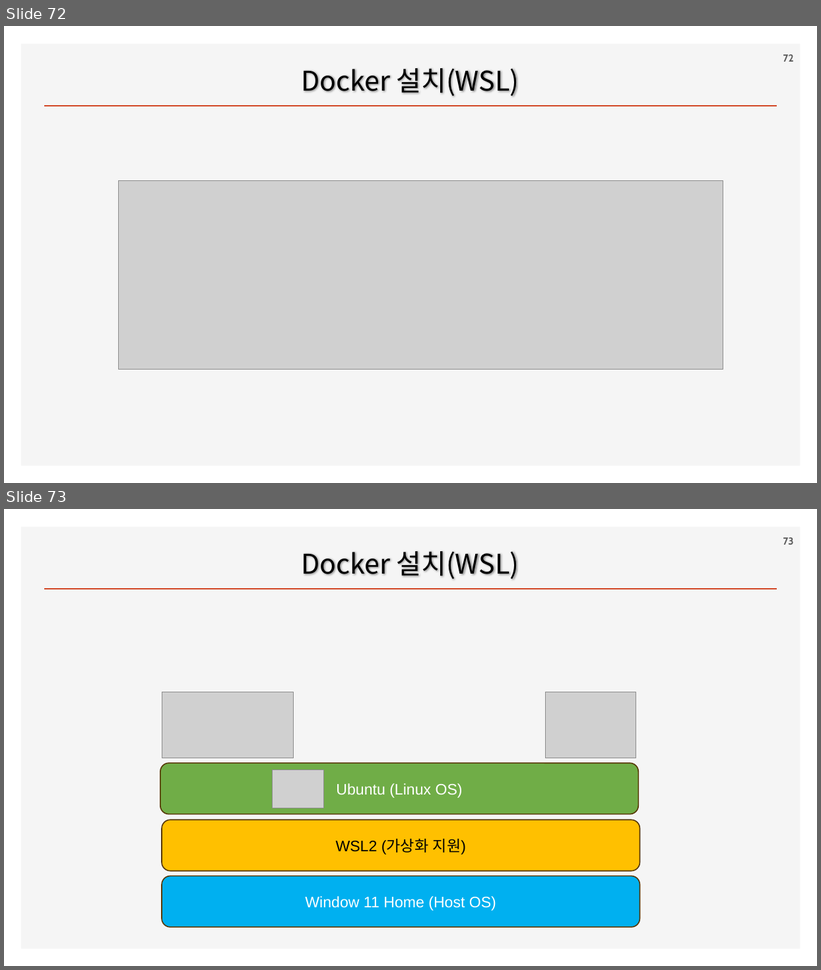
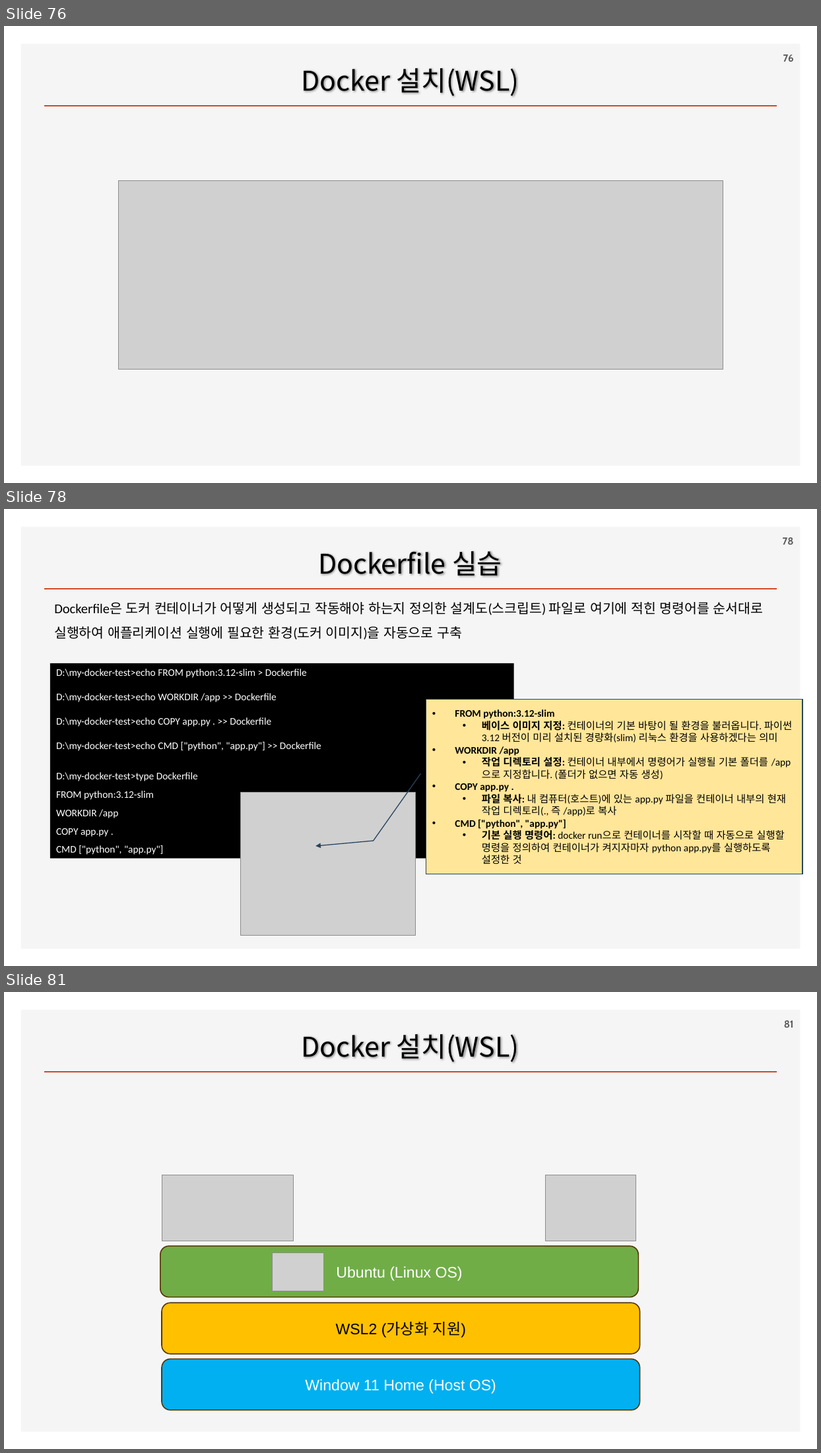
Before and after one commit to ancestor9/2026_Fall_AI-Workflow, a slide deck: PPTs/00_App Deployment.pptx. Shown one above the other, each under a label of ours: slides 72 and 73 before the commit, slides 76, 78 and 81 after it; the slides between them are not shown. The pictures are 821x970 and 821x1453 pixels, drawn with LibreOffice and Linux fonts; fonts in the diff are those of the drawing; grey boxes stand for pictures; background and template pictures are left out. Boxes give left, top, right and bottom in pixels: in the first picture for what was removed or moved away, otherwise in the second. Text is boxed around its words. In the diff, an @@ line names an element or a change of style, - is before the commit and + after.

```diff
--- a/PPTs/00_App Deployment.pptx
+++ b/PPTs/00_App Deployment.pptx
@@ slide 78 added at [4,509,817,966], background #FFFFFF; not listed: 2 template elements that a slide beside it also shows @@
@@ page number added at [783,537,794,545], 12 pt, text #595959, bold @@
+78
@@ title added at [318,551,502,576], 32 pt, text #000000 @@
+Dockerfile 실습
@@ text added at [54,602,763,640], 16 pt, text #000000 @@
+Dockerfile은 도커 컨테이너가 어떻게 생성되고 작동해야 하는지 정의한 설계도(스크립트) 파일로 여기에 적힌 명령어를 순서대로 실행하여 애플리케이션 실행에 필요한 환경(도커 이미지)을 자동으로 구축
@@ rectangle added at [50,663,515,859], fill #000000, 12 pt, text #FFFFFF @@
+D:\my-docker-test>echo FROM python:3.12-slim > Dockerfile
+D:\my-docker-test>echo WORKDIR /app >> Dockerfile
+D:\my-docker-test>echo COPY app.py . >> Dockerfile
+D:\my-docker-test>echo CMD ["python", "app.py"] >> Dockerfile
+D:\my-docker-test>type Dockerfile
+FROM python:3.12-slim
+WORKDIR /app
+COPY app.py .
+CMD ["python", "app.py"]
@@ border callout added at [426,699,803,875], fill #FFE699, outline #28445D 1 pt, 12 pt, text #000000 @@
+• FROM python:3.12-slim
+  • 베이스 이미지 지정: 컨테이너의 기본 바탕이 될 환경을 불러옵니다. 파이썬 3.12 버전이 미리 설치된 경량화(slim) 리눅스 환경을 사용하겠다는 의미
+• WORKDIR /app
+  • 작업 디렉토리 설정: 컨테이너 내부에서 명령어가 실행될 기본 폴더를 /app으로 지정합니다. (폴더가 없으면 자동 생성)
+• COPY app.py .
+  • 파일 복사: 내 컴퓨터(호스트)에 있는 app.py 파일을 컨테이너 내부의 현재 작업 디렉토리(., 즉 /app)로 복사
+• CMD ["python", "app.py"]
+  • 기본 실행 명령어: docker run으로 컨테이너를 시작할 때 자동으로 실행할 명령을 정의하여 컨테이너가 켜지자마자 python app.py를 실행하도록 설정한 것
@@ picture added at [241,792,416,936] @@
@@ what was slide 72 is now slide 76 @@
@@ page number at [783,54,794,62]: text changed @@
-72
+76
@@ what was slide 73 is now slide 81 @@
@@ page number at [784,1020,794,1028]: text changed @@
-73
+81
```
Also in this commit, not shown: 4 other slides added.
